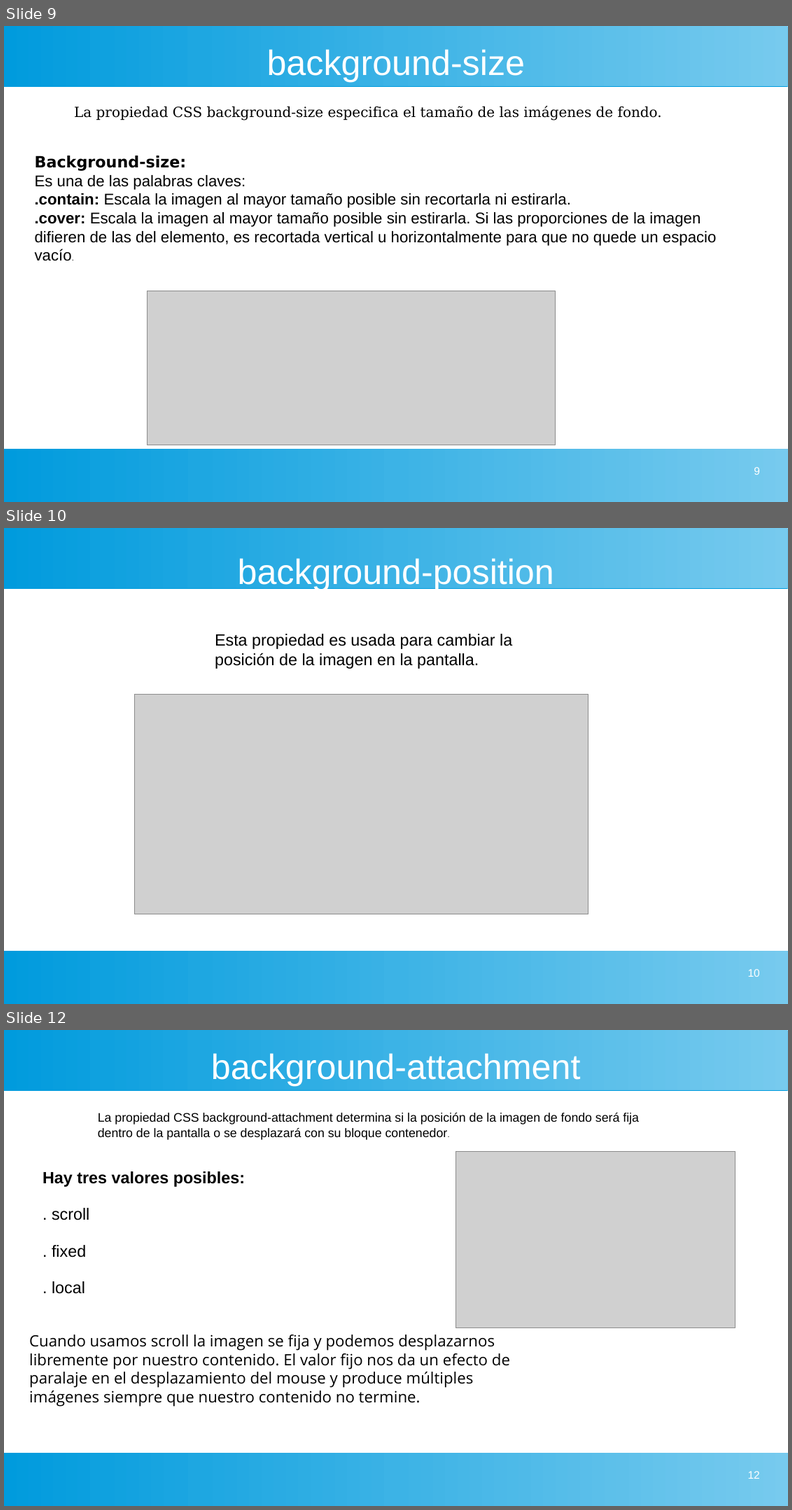
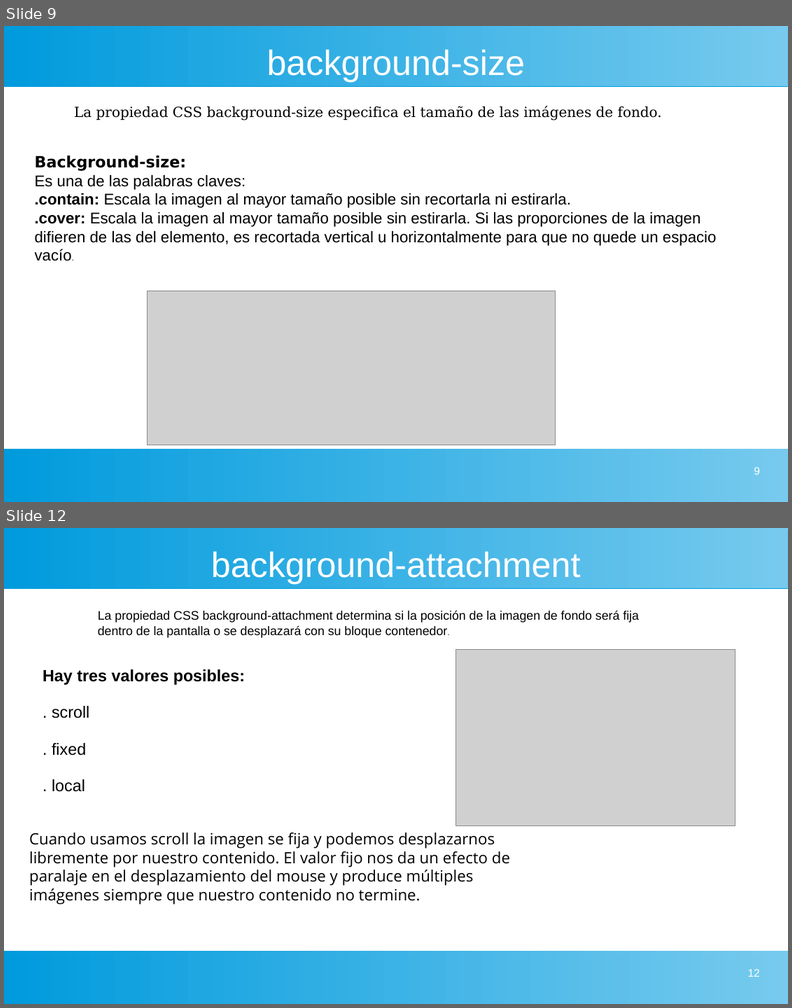
Before and after one commit to gaizkamg/HTML-CSS-Entregable, a slide deck: Presentacion/presentacion background.odp. Shown one above the other, each under a label of ours: slides 9, 10 and 12 before the commit, slides 9 and 12 after it; the slides between them are not shown. The pictures are 792x1510 and 792x1008 pixels, drawn with LibreOffice and Linux fonts; fonts in the diff are those of the drawing; grey boxes stand for pictures. Boxes give left, top, right and bottom in pixels: in the first picture for what was removed or moved away, otherwise in the second. Text is boxed around its words. In the diff, an @@ line names an element or a change of style, - is before the commit and + after.

Commit message:
presentacion background

```diff
--- a/Presentacion/presentacion background.odp
+++ b/Presentacion/presentacion background.odp
@@ slide 10 removed at bbox=[4, 528, 788, 1004], background #FFFFFF; not listed: 2 template elements that a slide beside it also shows @@
@@ title removed at bbox=[238, 558, 554, 591] @@
-background-position
@@ text removed at bbox=[215, 634, 512, 669] @@
-Esta propiedad es usada para cambiar la posición de la imagen en la pantalla.
@@ picture removed at bbox=[134, 695, 588, 914] @@
@@ page number removed at bbox=[748, 969, 760, 977] @@
-10
```
Also in this commit, not shown: 2 slides changed, 1 slide added, 3 other slides removed.
